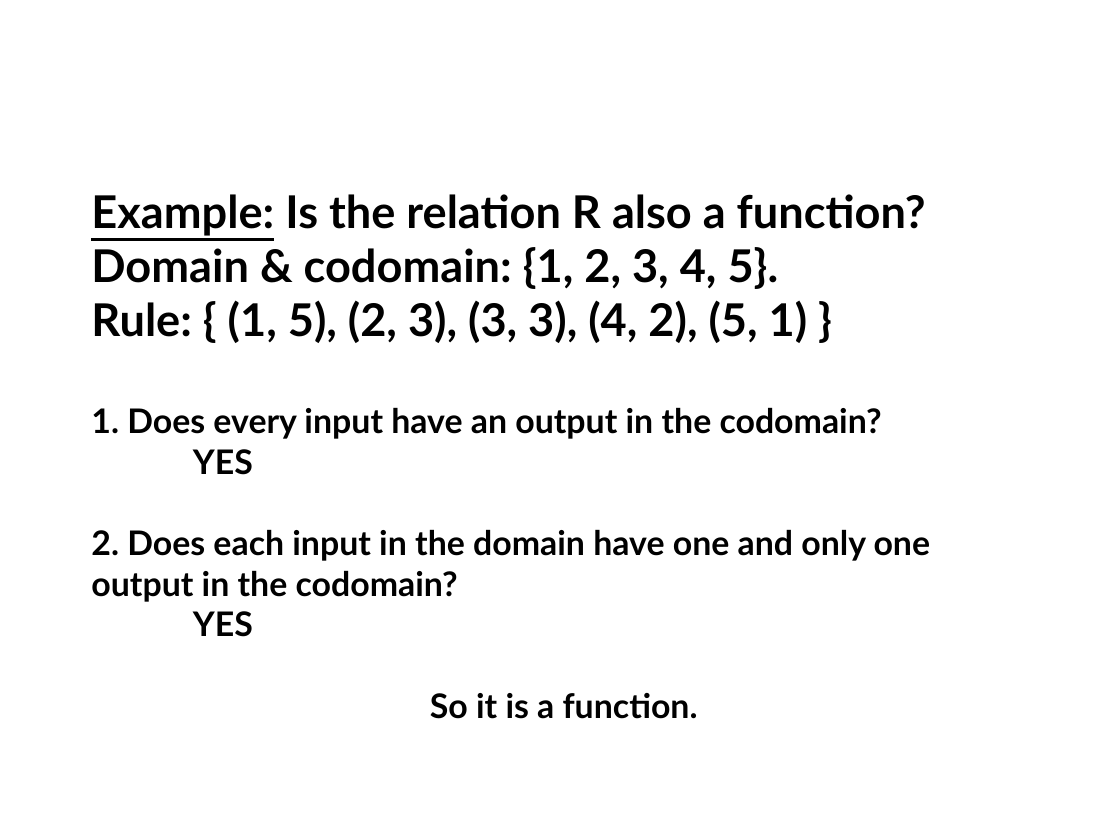
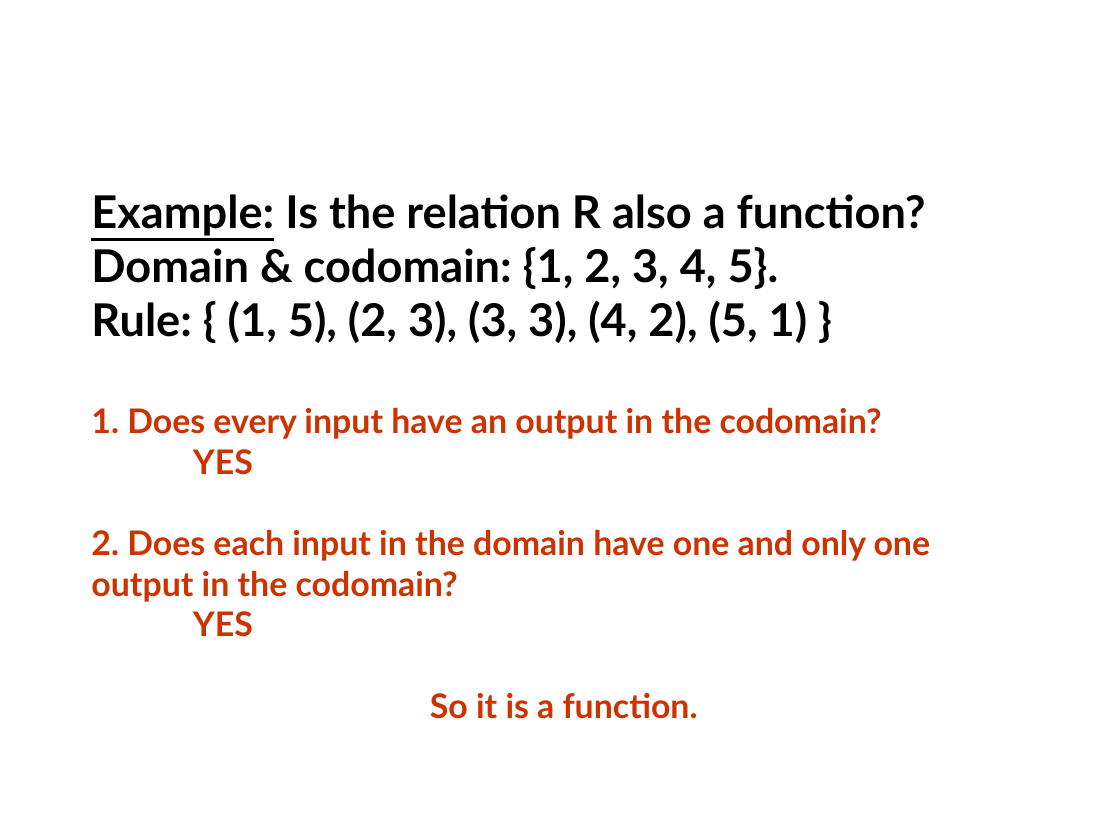
Before and after one commit to nguyenchithien/CS210-Discrete-Structures, a slide deck: slide 20 of Lectures/Lecture Slides 4.1.odp (slide 21 before the commit). Drawn at 1120x840 pixels with LibreOffice and Linux fonts; fonts in the diff are those of the drawing; background and template pictures are left out. Boxes give left, top, right and bottom in pixels: in the first picture for what was removed or moved away, otherwise in the second. Text is boxed around its words. In the diff, an @@ line names an element or a change of style, - is before the commit and + after.

```diff
--- a/Lectures/Lecture Slides 4.1.odp
+++ b/Lectures/Lecture Slides 4.1.odp
@@ text at [91,407,931,719]: text colour #000000 to #CC3300 in "1. Does every input have an output ...", "YES", "2. Does each input in the domain ...", "YES" and 1 more places @@
```
Also in this commit, not shown: 1 slide removed, 3 other files.
